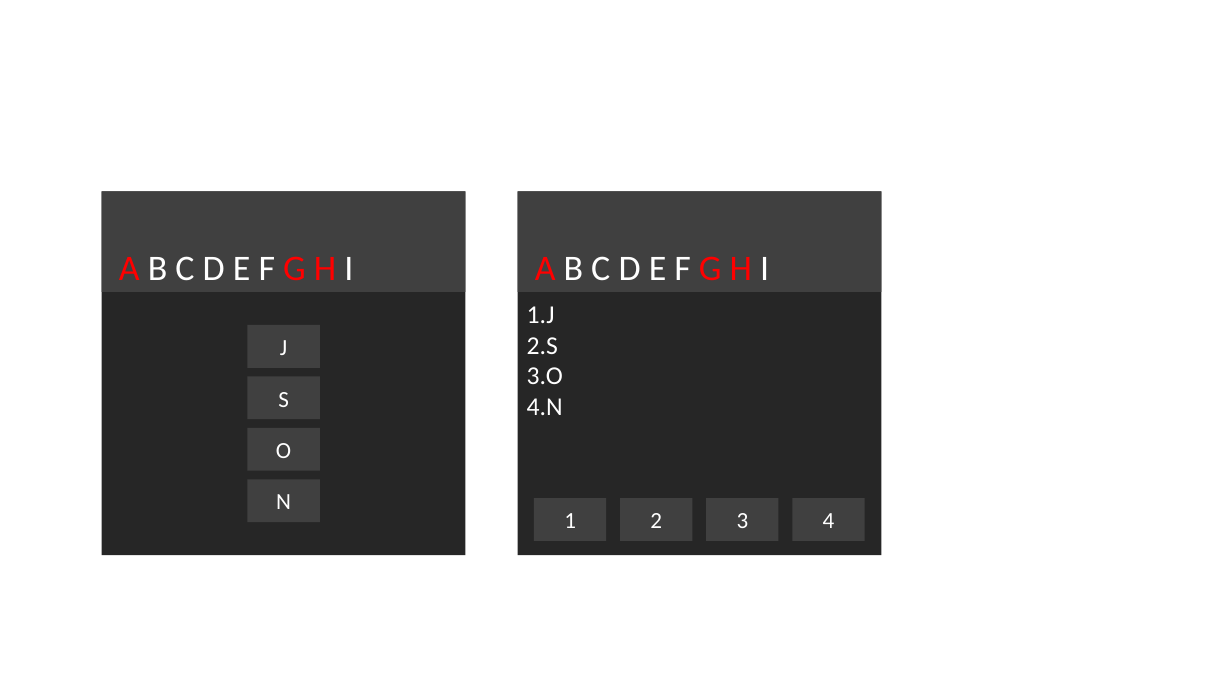
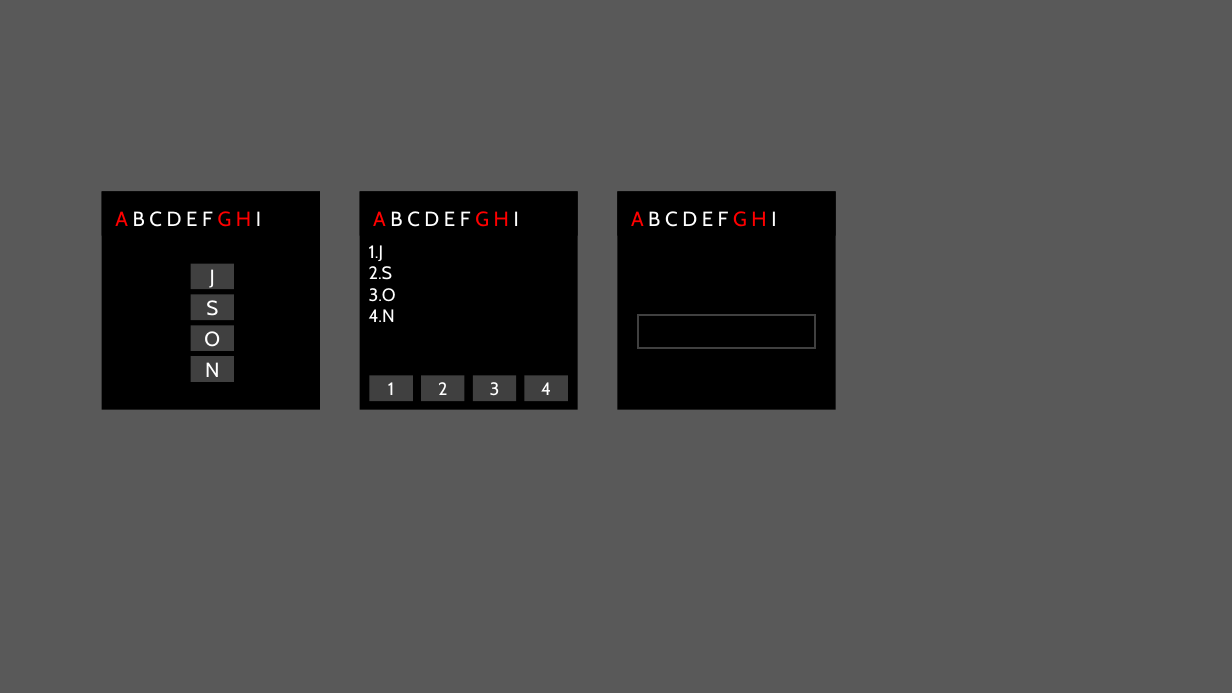
Before and after one commit to win10fan/JustRememberUWP, a slide deck: slide 1 of AppIcon.pptx. Drawn at 1232x693 pixels with LibreOffice and Linux fonts; fonts in the diff are those of the drawing. Boxes give left, top, right and bottom in pixels: in the first picture for what was removed or moved away, otherwise in the second. Text is boxed around its words. In the diff, an @@ line names an element or a change of style, - is before the commit and + after.

```diff
--- a/AppIcon.pptx
+++ b/AppIcon.pptx
@@ background #FFFFFF to #595959 @@
@@ rectangle "A B C D E ...": place and size @@
-rectangle "A B C D E ..." at [102,191,466,292]
+rectangle "A B C D E ..." at [102,191,320,236]
@@ rectangle "A B C D E ..." at [102,191,320,236]: size 28 to 16 pt, font Calibri to Cabin; fill #404040 to #000000 @@
@@ rectangle: place and size @@
-rectangle at [102,191,466,555]
+rectangle at [102,191,320,409]
@@ rectangle at [102,191,320,409]: fill #262626 to #000000 @@
@@ rectangle "A B C D E ..." at [360,191,578,236]: size 28 to 16 pt, font Calibri to Cabin; fill #404040 to #000000 @@
@@ rectangle "A B C D E ...": place and size @@
-rectangle "A B C D E ..." at [518,191,882,292]
+rectangle "A B C D E ..." at [360,191,578,236]
@@ rectangle at [360,191,578,409]: fill #262626 to #000000 @@
@@ rectangle: place and size @@
-rectangle at [518,191,882,555]
+rectangle at [360,191,578,409]
@@ rectangle added at [617,191,836,409], fill #000000 @@
@@ rectangle added at [617,191,836,236], fill #000000, 16 pt, text #FFFFFF @@
+A B C D E F G H I
@@ text "1.J": place and size @@
-text "1.J" at [527,306,563,415]
+text "1.J" at [369,245,396,322]
@@ text "1.J" at [369,245,396,322]: size 20 to 14 pt, font Calibri to Cabin @@
@@ rectangle "J": place and size @@
-rectangle "J" at [248,325,320,368]
+rectangle "J" at [190,263,234,289]
@@ rectangle "S": place and size @@
-rectangle "S" at [248,376,320,419]
+rectangle "S" at [190,295,234,321]
@@ rectangle "O": place and size @@
-rectangle "O" at [248,428,320,470]
+rectangle "O" at [190,325,234,351]
@@ rectangle added at [639,314,815,348], outline #404040 1.5 pt @@
@@ size 18 to 16 pt, font Calibri to Cabin in 4 elements at [190,263,234,289], [190,295,234,321], [190,325,234,351], [190,356,234,382] @@
@@ rectangle "N": place and size @@
-rectangle "N" at [248,480,320,522]
+rectangle "N" at [190,356,234,382]
@@ rectangle "1": place and size @@
-rectangle "1" at [534,498,606,541]
+rectangle "1" at [370,375,413,401]
@@ rectangle "2": place and size @@
-rectangle "2" at [620,498,692,541]
+rectangle "2" at [421,375,465,401]
@@ rectangle "3": place and size @@
-rectangle "3" at [706,498,778,541]
+rectangle "3" at [473,375,517,401]
@@ size 18 to 14 pt, font Calibri to Cabin in 4 elements at [421,375,465,401], [370,375,413,401], [473,375,517,401], [525,375,568,401] @@
@@ rectangle "4": place and size @@
-rectangle "4" at [793,498,865,541]
+rectangle "4" at [525,375,568,401]
```
Also in this commit, not shown: 17 other files.
